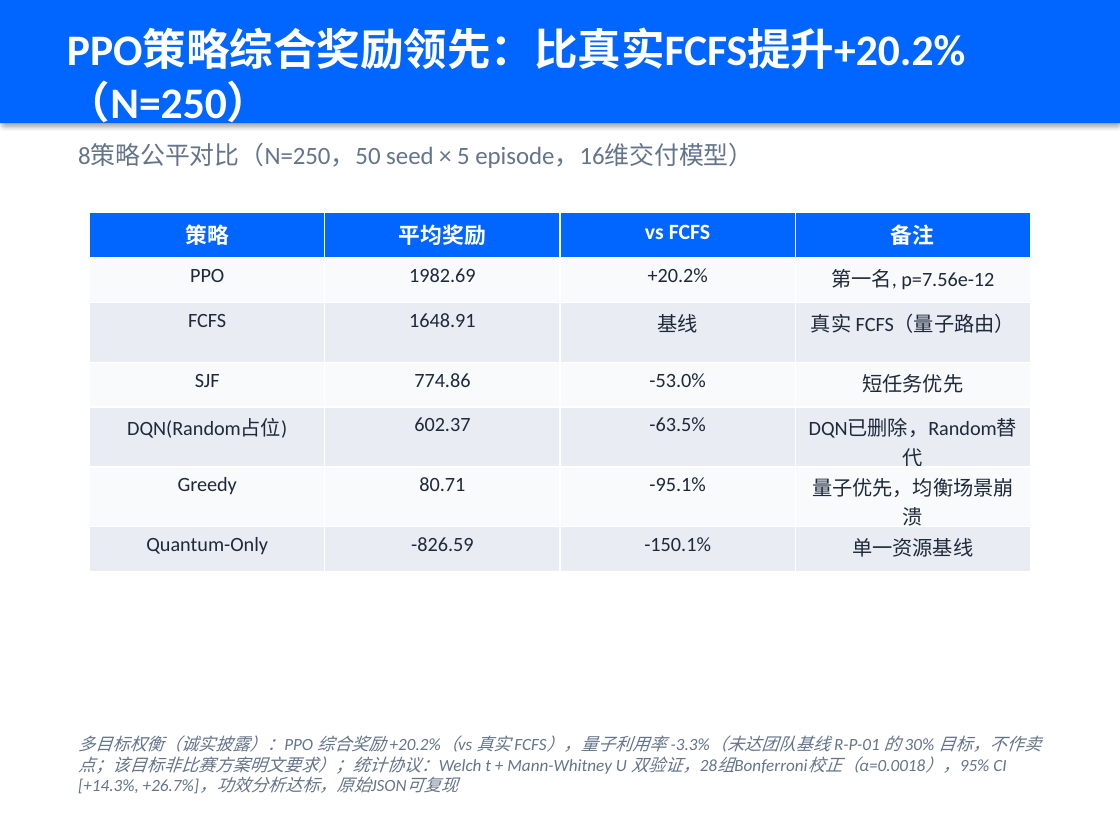
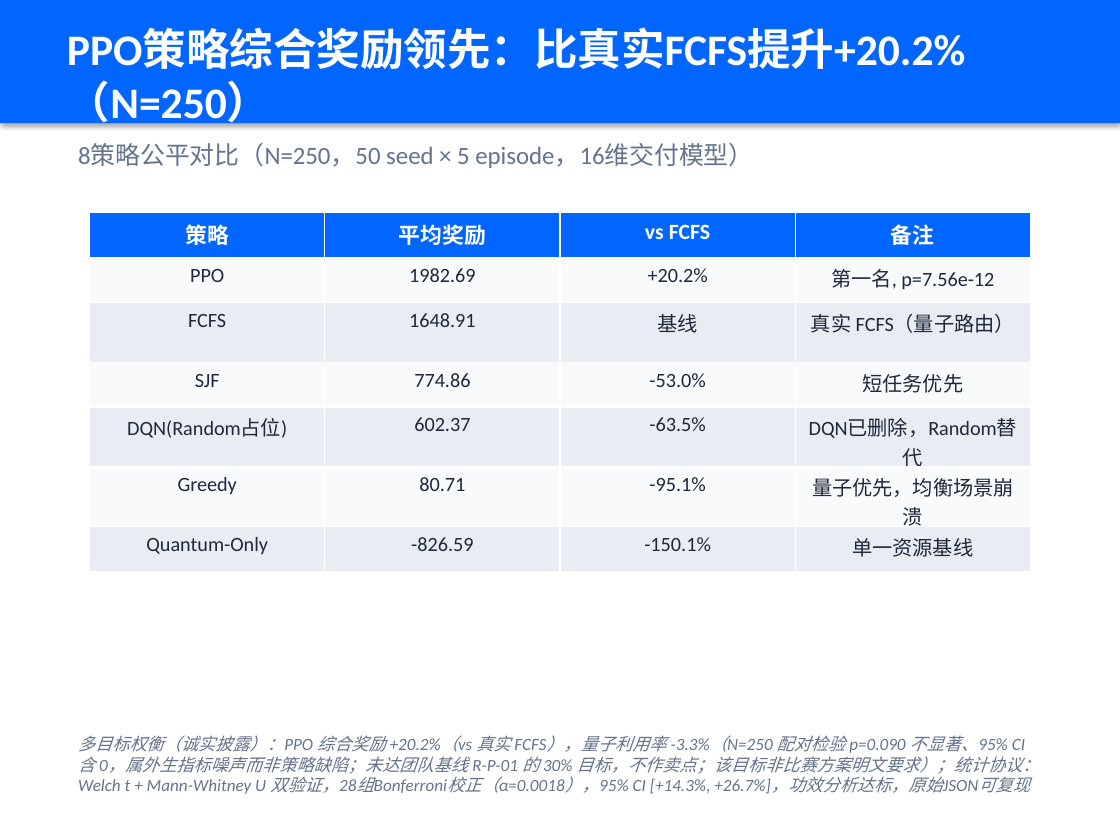
Before and after one commit to xiabai2008/quantum-rl-scheduler, a slide deck: slide 5 of deliverable_models/答辩PPT.pptx. Drawn at 1120x840 pixels with LibreOffice and Linux fonts; fonts in the diff are those of the drawing. Boxes give left, top, right and bottom in pixels: in the first picture for what was removed or moved away, otherwise in the second. Text is boxed around its words. In the diff, an @@ line names an element or a change of style, - is before the commit and + after.

```diff
--- a/deliverable_models/答辩PPT.pptx
+++ b/deliverable_models/答辩PPT.pptx
@@ text at [78,735,1040,794]: text changed @@
-多目标权衡（诚实披露）：PPO 综合奖励 +20.2%（vs 真实 FCFS），量子利用率 -3.3%（未达团队基线 R-P-01 的 30% 目标，不作卖点；该目标非比赛方案明文要求）；统计协议：Welch t + Mann-Whitney U 双验证，28组Bonferroni校正（α=0.0018），95% CI [+14.3%, +26.7%]，功效分析达标，原始JSON可复现
+多目标权衡（诚实披露）：PPO 综合奖励 +20.2%（vs 真实 FCFS），量子利用率 -3.3%（N=250 配对检验 p=0.090 不显著、95% CI 含 0，属外生指标噪声而非策略缺陷；未达团队基线 R-P-01 的 30% 目标，不作卖点；该目标非比赛方案明文要求）；统计协议：Welch t + Mann-Whitney U 双验证，28组Bonferroni校正（α=0.0018），95% CI [+14.3%, +26.7%]，功效分析达标，原始JSON可复现
```
Also in this commit, not shown: 2 other slides changed, 3 other files.
